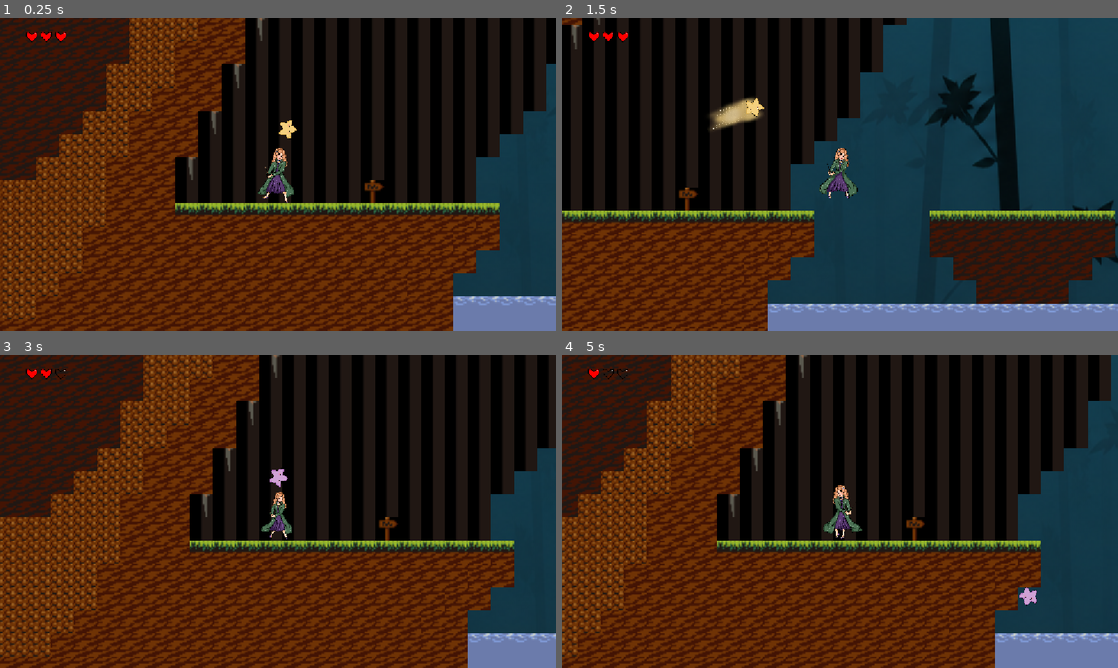
Above: before the commit, frames 1-4 (two rows, left to right).
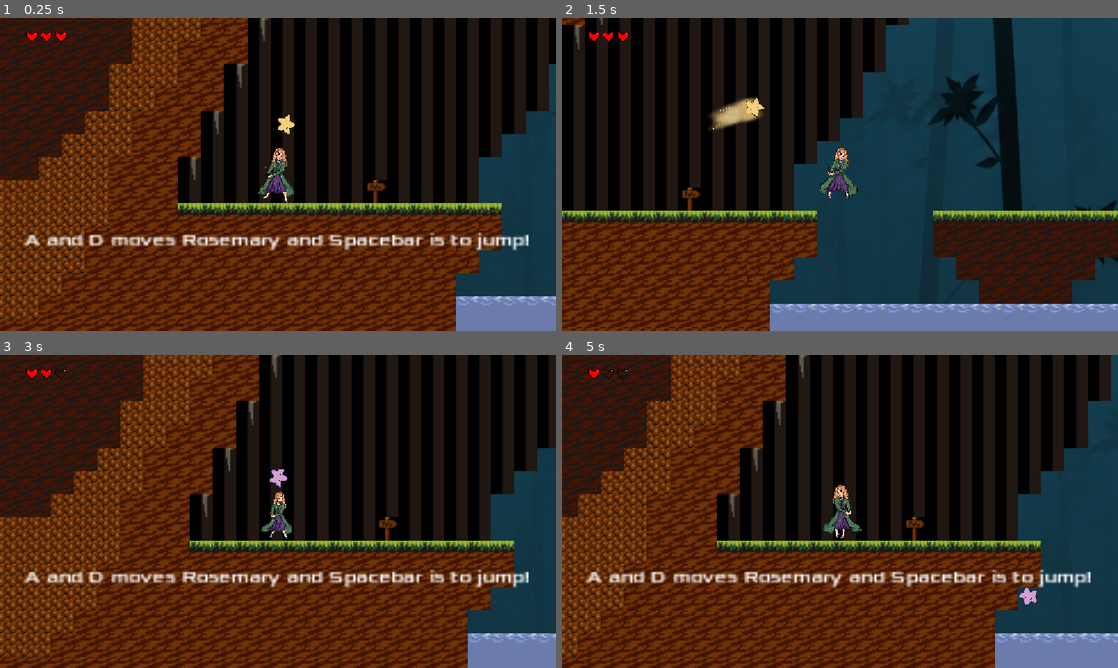
Above: after the commit, the same moments.

Repository: marist-spc/Wanderstar
Game: Godot game, scene res://level1.tscn
Two runs of this game, one before a commit and one after it. Both use one fixed random seed, a clock stepped at 60 frames per second and the inputs below.
Inputs (mouse positions are in pixels of both pictures, inside the frame that each line leads up to):
- Up to frame 1 (0.25 s): no input
- Up to frame 2 (1.5 s): tap Enter at 0.5 s; move the mouse to (962, 158) at 0.52 s; hold Right mouse button (move_star) 0.53-1.28 s; hold D (move_right) from 0.53 s (still down); tap Space (jump) at 0.77 s; move the mouse to (728, 190) at 1.27 s; click (728, 190) at 1.35 s
- Up to frame 3 (3 s): tap Space (jump) at 1.52 s; move the mouse to (333, 442) at 2.02 s; release D (move_right) at 2.03 s; hold A (move_left) 2.03-2.78 s; hold Q (star_return) 2.03-2.78 s; move the mouse to (250, 574) at 2.77 s; hold D (move_right) from 2.78 s (still down); tap E (swap_star) at 2.85 s
- Up to frame 4 (5 s): tap Space (jump) at 3.02, 3.77, 4.52 s; move the mouse to (1006, 558) at 3.52 s; hold Right mouse button (move_star) 3.53-4.28 s; move the mouse to (673, 464) at 4.27 s; release D (move_right) at 4.28 s; hold A (move_left) from 4.28 s (still down); click (673, 464) at 4.35 s

The runs differ from the first frame. In frame 1, 27% of the frame differs, in the area x 0-100%, y 0-100%; in frame 2, 15%; in frame 3, 2.7%; in frame 4, 2.4%.

Commit message:
Camera additoin

Diff:
--- /dev/null
+++ b/camera_change_2.tscn
@@ -0,0 +1,10 @@
+[gd_scene format=3 uid="uid://b0um1cbbnob44"]
+
+[sub_resource type="RectangleShape2D" id="RectangleShape2D_g4v7s"]
+size = Vector2(305, 97)
+
+[node name="CameraChange2" type="Area2D" unique_id=777528388]
+
+[node name="CollisionShape2D" type="CollisionShape2D" parent="." unique_id=2126417619]
+position = Vector2(55, 5)
+shape = SubResource("RectangleShape2D_g4v7s")
--- a/level1.tscn
+++ b/level1.tscn
@@ -13,6 +13,7 @@
 [ext_resource type="Script" uid="uid://dnyn2nmnjg0q6" path="res://door.gd" id="10_mx85b"]
 [ext_resource type="PackedScene" uid="uid://cpq1cegoh2xoc" path="res://dialogue_trigger.tscn" id="11_mx85b"]
 [ext_resource type="PackedScene" uid="uid://cn0edghhje151" path="res://woodknight.tscn" id="12_hx44q"]
+[ext_resource type="PackedScene" uid="uid://b0um1cbbnob44" path="res://camera_change_2.tscn" id="14_eqrsh"]
 
 [sub_resource type="Curve2D" id="Curve2D_mx85b"]
 _data = {
@@ -46,7 +47,7 @@
 tile_map_data = PackedByteArray("AAAHABoAAgAJAAgAAAAIABoAAgAJAAgAAAAJABoAAgAJAAgAAAAKABoAAgAJAAgAAAALABoAAgAJAAgAAAAMAB …(68880 unchanged characters)…
 
 [node name="Wander" parent="." unique_id=544053539 instance=ExtResource("4_v8kj3")]
-position = Vector2(183, 394)
+position = Vector2(181, 391)
 
 [node name="Star" parent="." unique_id=33048179 node_paths=PackedStringArray("wander") instance=ExtResource("5_crycw")]
 position = Vector2(207, 366)
@@ -85,6 +86,7 @@
 script = ExtResource("10_mx85b")
 
 [node name="DialogueTrigger" parent="." unique_id=185464460 instance=ExtResource("11_mx85b")]
+position = Vector2(-65, 1)
 
 [node name="DialogueTrigger2" parent="." unique_id=1255209266 instance=ExtResource("11_mx85b")]
 position = Vector2(200, 0)
@@ -108,6 +110,9 @@
 
 [node name="Woodknight" parent="PathFollow2D/PathFollow2D" unique_id=982276021 instance=ExtResource("12_hx44q")]
 
+[node name="CameraChange2" parent="." unique_id=203110847 instance=ExtResource("14_eqrsh")]
+position = Vector2(2710, 573)
+
 [connection signal="new_game" from="Wander" to="." method="_on_wander_new_game"]
 [connection signal="player_death" from="Wander" to="." method="_on_wander_player_death"]
 [connection signal="recall" from="Wander" to="Star" method="_on_wander_recall"]
@@ -130,3 +135,5 @@
 [connection signal="body_exited" from="DialogueTrigger4" to="Wander" method="_on_dialogue_trigger_4_body_exited"]
 [connection signal="body_entered" from="DialogueTrigger5" to="Wander" method="_on_dialogue_trigger_5_body_entered"]
 [connection signal="body_exited" from="DialogueTrigger5" to="Wander" method="_on_dialogue_trigger_5_body_exited"]
+[connection signal="body_entered" from="CameraChange2" to="Wander" method="_on_camera_change_2_body_entered"]
+[connection signal="body_exited" from="CameraChange2" to="Wander" method="_on_camera_change_2_body_exited"]
--- a/wander.gd
+++ b/wander.gd
@@ -123,7 +123,8 @@
 	$Camera2D/Dialogue.hide()
 
 func _on_dialogue_trigger_4_body_entered(body: Node2D) -> void:
-	$Camera2D/Dialogue.text = "Press Q to call Star Back and E changes Star's attack type!"
+	$Camera2D/Dialogue.text = "Press Q to call Star Back
+	and E changes Star's attack type!"
 	$Camera2D/Dialogue.show()
 
 func _on_dialogue_trigger_4_body_exited(body: Node2D) -> void:
@@ -165,8 +166,21 @@
 
 
 func _on_dialogue_trigger_5_body_entered(body: Node2D) -> void:
-	$Camera2D/Dialogue.text = "Purple Star Launches itself in a straight line and explodes!"
+	$Camera2D/Dialogue.text = "Purple Star Launches itself
+	in a straight line and explodes!"
 	$Camera2D/Dialogue.show()
 
 func _on_dialogue_trigger_5_body_exited(body: Node2D) -> void:
 	$Camera2D/Dialogue.hide()
+
+
+func _on_camera_change_2_body_entered(body: Node2D) -> void:
+	$Camera2D.zoom.x = 2
+	$Camera2D.zoom.y = 2
+	$Camera2D.offset.y = -100
+
+
+func _on_camera_change_2_body_exited(body: Node2D) -> void:
+	$Camera2D.zoom.x = 3
+	$Camera2D.zoom.y = 3
+	$Camera2D.offset.y = 0
